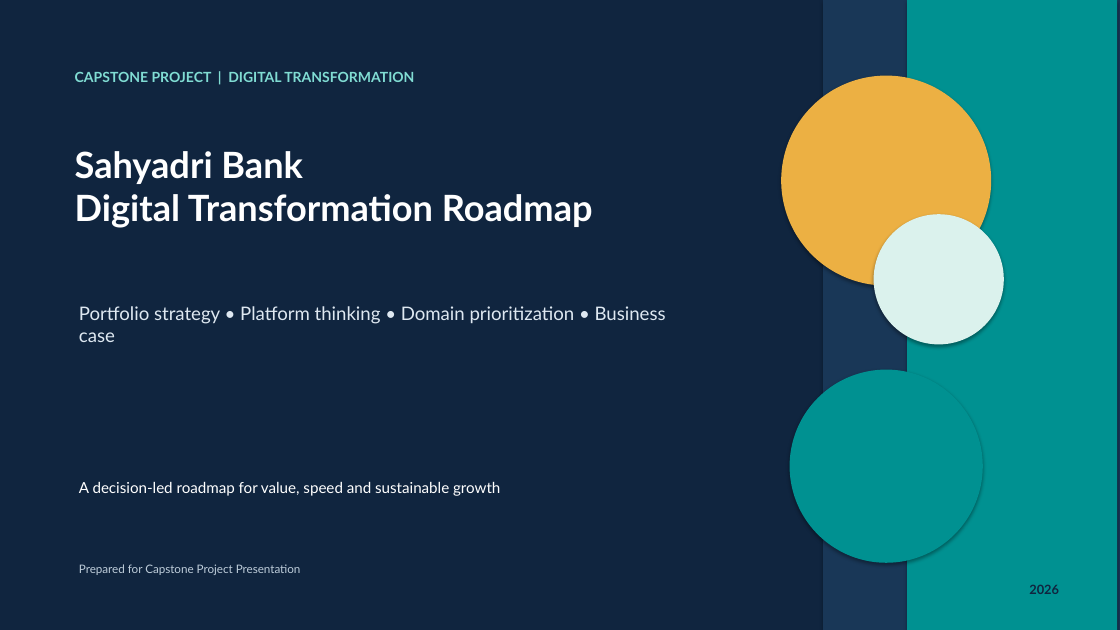
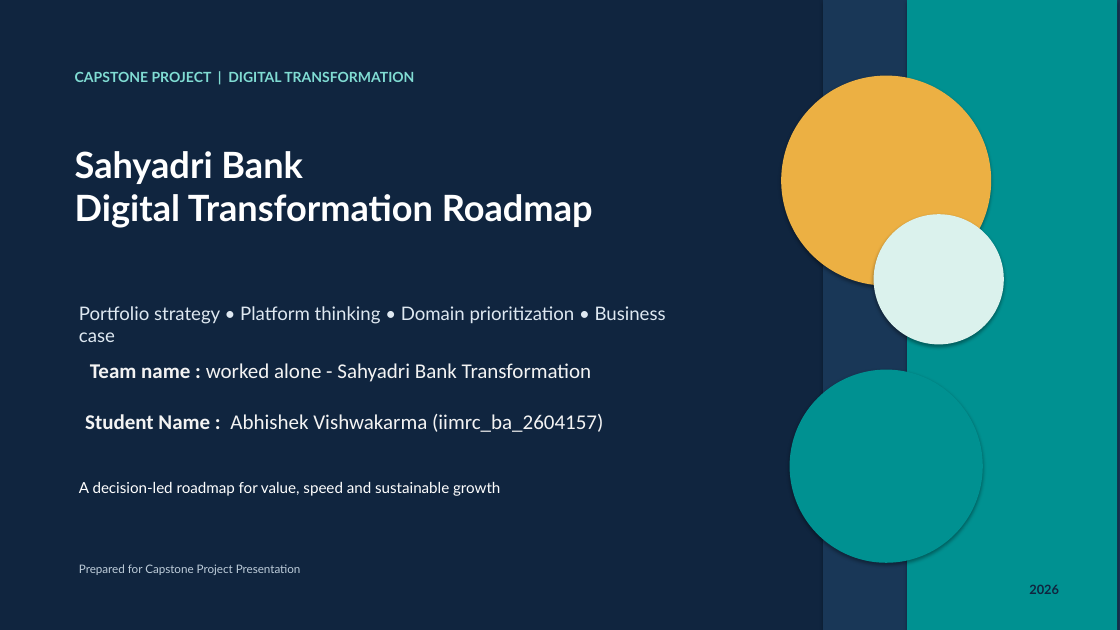
Before and after one commit to AbhishekVishwakarma2392/Sahyadri_Bank_Capstone_AbhishekVishwakarma, a slide deck: slide 1 of Sahyadri_Bank_Capstone_Presentation.pptx. Drawn at 1120x630 pixels with LibreOffice and Linux fonts; fonts in the diff are those of the drawing. Boxes give left, top, right and bottom in pixels: in the first picture for what was removed or moved away, otherwise in the second. Text is boxed around its words. In the diff, an @@ line names an element or a change of style, - is before the commit and + after.

```diff
--- a/Sahyadri_Bank_Capstone_Presentation.pptx
+++ b/Sahyadri_Bank_Capstone_Presentation.pptx
@@ text added at <box>85,363,603,432</box>, 18 pt, text #F3F3F3 @@
+Team name : worked alone - Sahyadri Bank Transformation
+Student Name : Abhishek Vishwakarma (iimrc_ba_2604157)
```
Also in this commit, not shown: 1 other slide changed.
